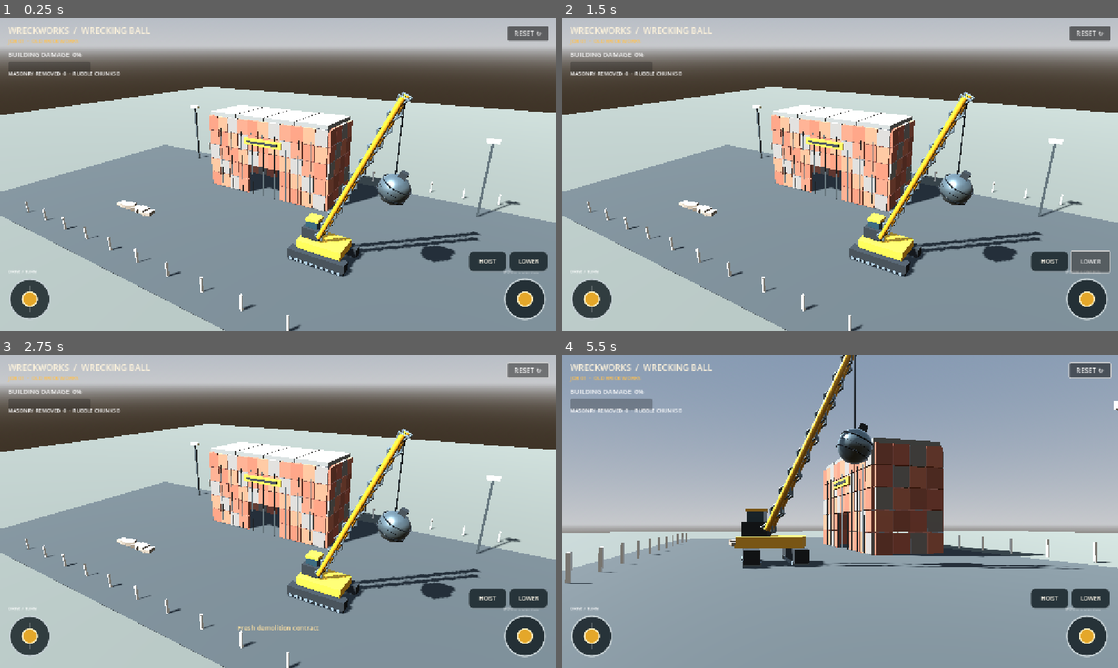
Above: before the commit, frames 1-4 (two rows, left to right).
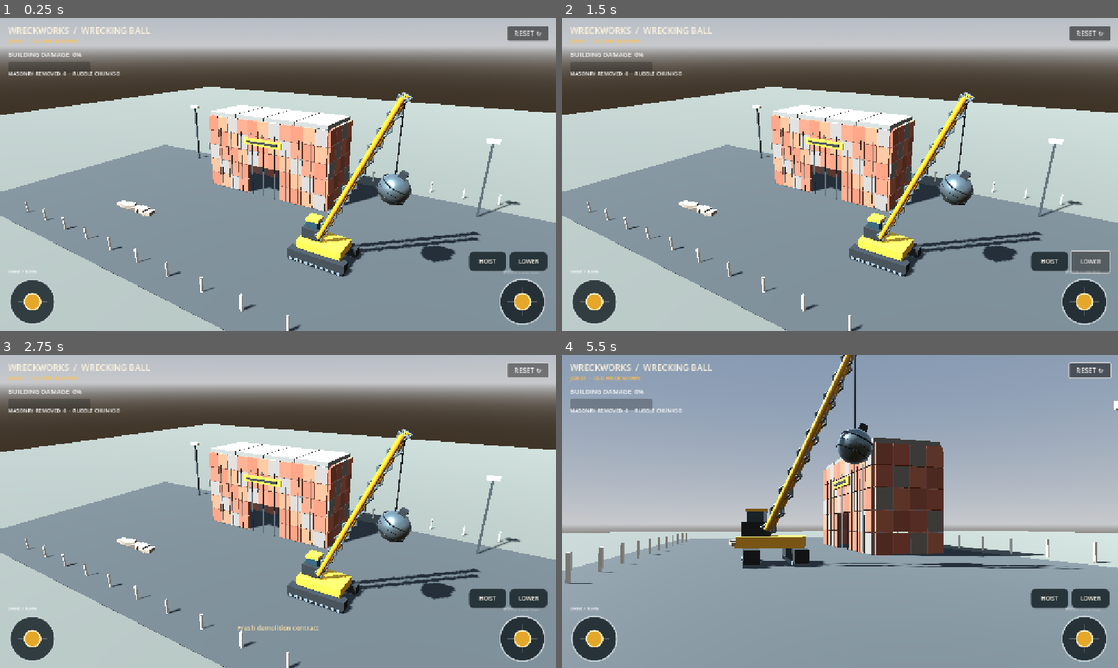
Above: after the commit, the same moments.

Repository: xz64uj777/construction
Game: Godot game, scene res://scenes/main.tscn
Same seed, same stepped clock (60 frames per second), same inputs: the game is played once before the commit and once after it.
Inputs (mouse positions are in pixels of both pictures, inside the frame that each line leads up to):
- Up to frame 1 (0.25 s): no input
- Up to frame 2 (1.5 s): click "HOIST" at 0.5 s; click "LOWER" at 1.25 s
- Up to frame 3 (2.75 s): click "RESET ↻" at 2 s
- Up to frame 4 (5.5 s): move the mouse to (962, 495) at 2.77 s; hold D 2.78-3.5 s; hold R 2.78-3.5 s; click (962, 495) at 2.92 s; drag from (728, 527) to (812, 574) at 3.52 s; move the mouse to (895, 442) at 4.27 s; hold D 4.28-5 s; hold R 4.28-5 s; drag from (812, 574) to (673, 464) at 5.02 s

The runs differ from the first frame. In frame 1, 0.8% of the frame differs, in the area x 1-99%, y 83-98%; in frame 2, 0.8%; in frame 3, 0.8%; in frame 4, 0.9%, in the area x 1-98%, y 83-98%.

Commit message:
Restore visible mobile joystick controls

Diff:
--- a/godot/scripts/main.gd
+++ b/godot/scripts/main.gd
@@ -368,9 +368,11 @@
 	root.add_child(mobile_controls)
 	var drive_stick := TouchJoystick.new()
 	drive_stick.name = "DriveJoystick"
-	drive_stick.set_anchors_preset(Control.PRESET_BOTTOM_LEFT)
+	drive_stick.set_anchors_and_offsets_preset(Control.PRESET_BOTTOM_LEFT, Control.PRESET_MODE_KEEP_SIZE, 0)
 	drive_stick.position = Vector2(18, -124)
-	drive_stick.size = Vector2(100, 100)
+	drive_stick.size = Vector2(112, 112)
+	drive_stick.z_index = 50
+	drive_stick.visible = true
 	drive_stick.changed.connect(func(v: Vector2):
 		turn_input = v.x
 		drive_input = v.y
@@ -384,9 +386,9 @@
 	mobile_controls.add_child(drive_label)
 	var swing_stick := TouchJoystick.new()
 	swing_stick.name = "BallSwingJoystick"
-	swing_stick.set_anchors_preset(Control.PRESET_BOTTOM_RIGHT)
-	swing_stick.position = Vector2(-122, -124)
-	swing_stick.size = Vector2(100, 100)
+	swing_stick.set_anchors_and_offsets_preset(Control.PRESET_BOTTOM_RIGHT, Control.PRESET_MODE_KEEP_SIZE, 0)
+	swing_stick.position = Vector2(-134, -124)
+	swing_stick.size = Vector2(112, 112)
 	swing_stick.name = "BoomJoystick"
 	swing_stick.changed.connect(func(v: Vector2):
 		boom_joystick_x = v.x
